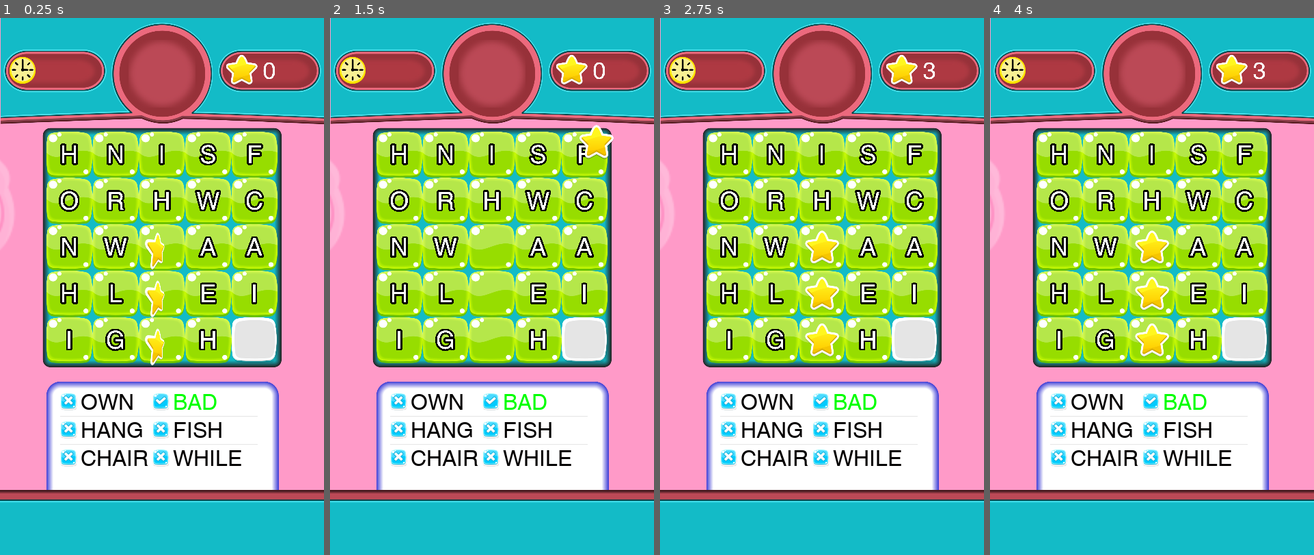
Above: before the commit, frames 1-4 (left to right).
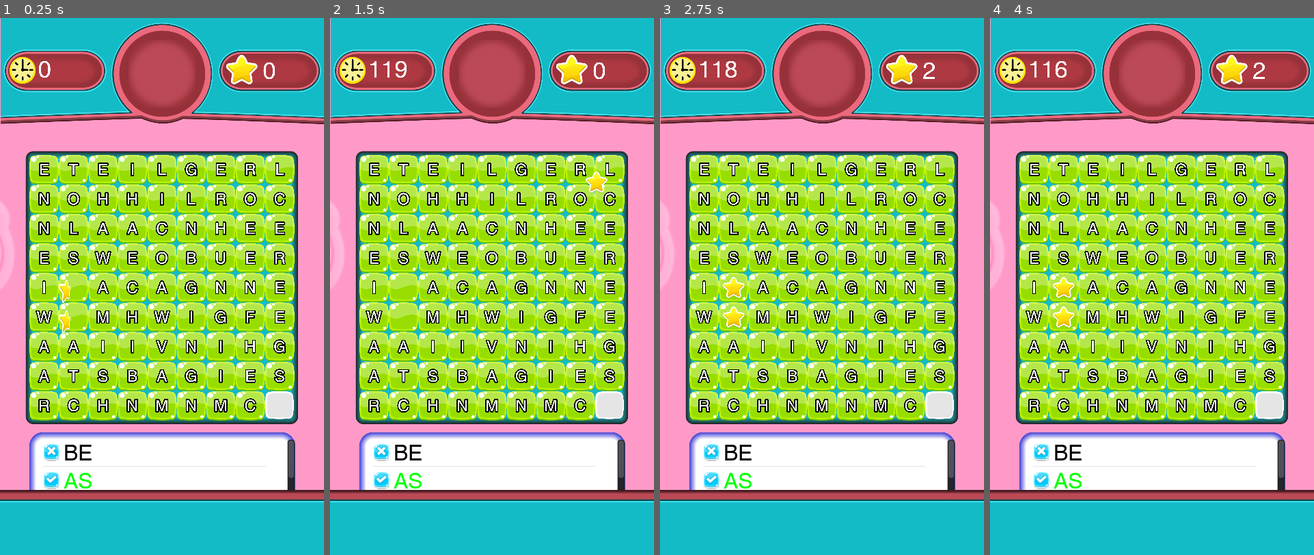
Above: after the commit, the same moments.

Repository: ahmetilgin/WordFinding
Game: Godot game, scene res://game.tscn
Two runs of this game, one before a commit and one after it. Both use one fixed random seed, a clock stepped at 60 frames per second and the inputs below.
Inputs:
- Up to frame 1 (0.25 s): no input
- Up to frame 2 (1.5 s): no input
- Up to frame 3 (2.75 s): no input
- Up to frame 4 (4 s): tap Enter at 3.5 s

The runs differ from the first frame. In frame 1, 45% of the frame differs, in the area x 0-92%, y 8-88%; in frame 2, 45%; in frame 3, 45%; in frame 4, 45%.

Commit message:
bir takım düzenlemeler.

Diff:
--- a/Block.gd
+++ b/Block.gd
@@ -23,7 +23,7 @@
 		result = Globals.rotations.right
 	return result
 
-func _on_block_button_pressed():
+func move_around():
 	var look_around_result = look_around()
 	var global_position = get_parent().get_global_position()
 	if look_around_result != Globals.rotations.none:
@@ -43,3 +43,11 @@
 	else:
 		if !get_tree().get_root().is_input_disabled():
 			emit_signal("all_block_move",global_position)
+
+
+
+
+
+func _on_block_button_pressed():
+	move_around()
+	pass # Replace with function body.
--- a/Block.tscn
+++ b/Block.tscn
@@ -80,7 +80,6 @@
 z_index = 1
 normal = ExtResource( 1 )
 pressed = ExtResource( 6 )
-passby_press = true
 script = ExtResource( 2 )
 
 [node name="Label" type="Label" parent="block_button"]
--- a/block_kinematic.gd
+++ b/block_kinematic.gd
@@ -46,7 +46,3 @@
 	if $block_button/CorrectSprite.get_animation() == "correct":
 		$block_button/CorrectSprite.play("default")
 	pass # Replace with function body.
-
-
-func _on_block_button_pressed():
-	pass # Replace with function body.
--- a/game.gd
+++ b/game.gd
@@ -9,6 +9,7 @@
 var current_empty_position = Vector2()
 var pos_with_block = {}
 var score = 0
+var time = 0
 signal correct_word
 func fill_frames(position):
 	var frame = frame_scene.instance()
@@ -20,7 +21,8 @@
 func get_window_size():
 	var oran = (OS.window_size / (Globals.map_size + 2))
 	Globals.divition_ratio = oran.x / Globals.cell_size
-	$Camera2D.set_position($Camera2D.position - Vector2(0,OS.window_size.y / 8))
+	$Camera2D.set_position($Camera2D.position - Vector2(0,OS.window_size.y / 5))
+	time = 120
 
 func reset_words():
 	for child in get_children():
@@ -280,7 +282,6 @@
 
 # todo yoksa basma
 func all_block_move_request(pos):
-	get_tree().get_root().set_disable_input(true)
 	var current_clicked_block = pos / current_cell_size
 	current_clicked_block = Vector2(round(current_clicked_block.x),round (current_clicked_block.y))
 	var same_line_list = []
@@ -288,26 +289,25 @@
 		# aşağı kaydırma komple
 		if current_clicked_block.y < current_empty_position.y:
 			for shift in range(current_empty_position.y - 1, current_clicked_block.y -1, -1):
-				pos_with_block[Vector2(current_clicked_block.x,shift)].get_node("block_button")._on_block_button_pressed()
+				pos_with_block[Vector2(current_clicked_block.x,shift)].get_node("block_button").move_around()
 				yield(get_tree().create_timer(0.05), "timeout")
 		# yukarı kaydırma komple
 		if current_clicked_block.y > current_empty_position.y:
 			for shift in range(current_empty_position.y + 1,current_clicked_block.y + 1):
-				pos_with_block[Vector2(current_clicked_block.x,shift)].get_node("block_button")._on_block_button_pressed()
+				pos_with_block[Vector2(current_clicked_block.x,shift)].get_node("block_button").move_around()
 				yield(get_tree().create_timer(0.05), "timeout")
 	elif current_empty_position.y == current_clicked_block.y:
 		# sağa kaydırma
 		if current_clicked_block.x < current_empty_position.x:
 			for shift in range(current_empty_position.x - 1, current_clicked_block.x -1, -1):
-				pos_with_block[Vector2(shift,current_clicked_block.y)].get_node("block_button")._on_block_button_pressed()
+				pos_with_block[Vector2(shift,current_clicked_block.y)].get_node("block_button").move_around()
 				yield(get_tree().create_timer(0.05), "timeout")
 		# sola kaydırma
 		if current_clicked_block.x > current_empty_position.x:
 			for shift in range(current_empty_position.x + 1,current_clicked_block.x + 1):
-				pos_with_block[Vector2(shift,current_clicked_block.y)].get_node("block_button")._on_block_button_pressed()
+				pos_with_block[Vector2(shift,current_clicked_block.y)].get_node("block_button").move_around()
 				yield(get_tree().create_timer(0.05), "timeout")
-	yield(get_tree().create_timer(0.05), "timeout")
-	get_tree().get_root().set_disable_input(false)
+
 	pass
 func on_increase_score():
 	score = score + 1
@@ -317,3 +317,9 @@
 #func _process(delta):
 #	reset_words()
 #	pass
+
+
+func _on_CountTimer_timeout():
+	time = time - 1
+	$ScoreTexture/Timer.set_text(str(time))
+	pass # Replace with function body.
--- a/game.tscn
+++ b/game.tscn
@@ -88,8 +88,22 @@
 "_edit_use_anchors_": false
 }
 
+[node name="Timer" type="RichTextLabel" parent="ScoreTexture"]
+margin_left = 161.152
+margin_top = 158.453
+margin_right = 354.152
+margin_bottom = 280.453
+custom_fonts/normal_font = SubResource( 4 )
+text = "0"
+__meta__ = {
+"_edit_use_anchors_": false
+}
+
 [node name="StarLastPos" type="Position2D" parent="ScoreTexture"]
 position = Vector2( 1020.77, 217.756 )
+
+[node name="CountTimer" type="Timer" parent="ScoreTexture"]
+autostart = true
 
 [node name="Camera2D" type="Camera2D" parent="."]
 anchor_mode = 0
@@ -100,3 +114,4 @@
 scale = Vector2( 0.5, 0.5 )
 texture = ExtResource( 4 )
 centered = false
+[connection signal="timeout" from="ScoreTexture/CountTimer" to="." method="_on_CountTimer_timeout"]
--- a/globals.gd
+++ b/globals.gd
@@ -1,6 +1,6 @@
 extends Node
 
-var map_size = 5
+var map_size = 9
 var cell_size = 48
 var divition_ratio = 1.0
 
